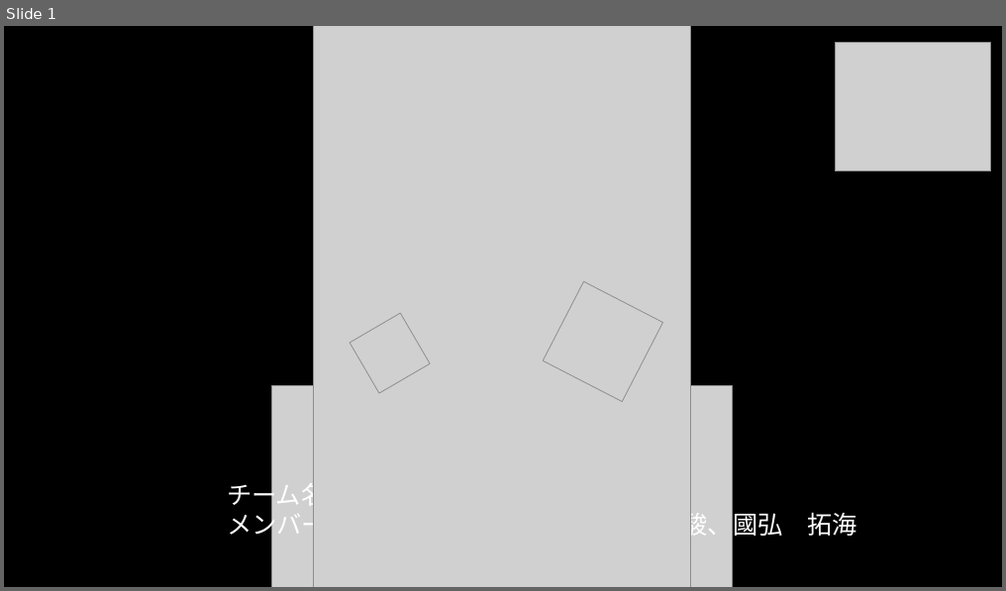
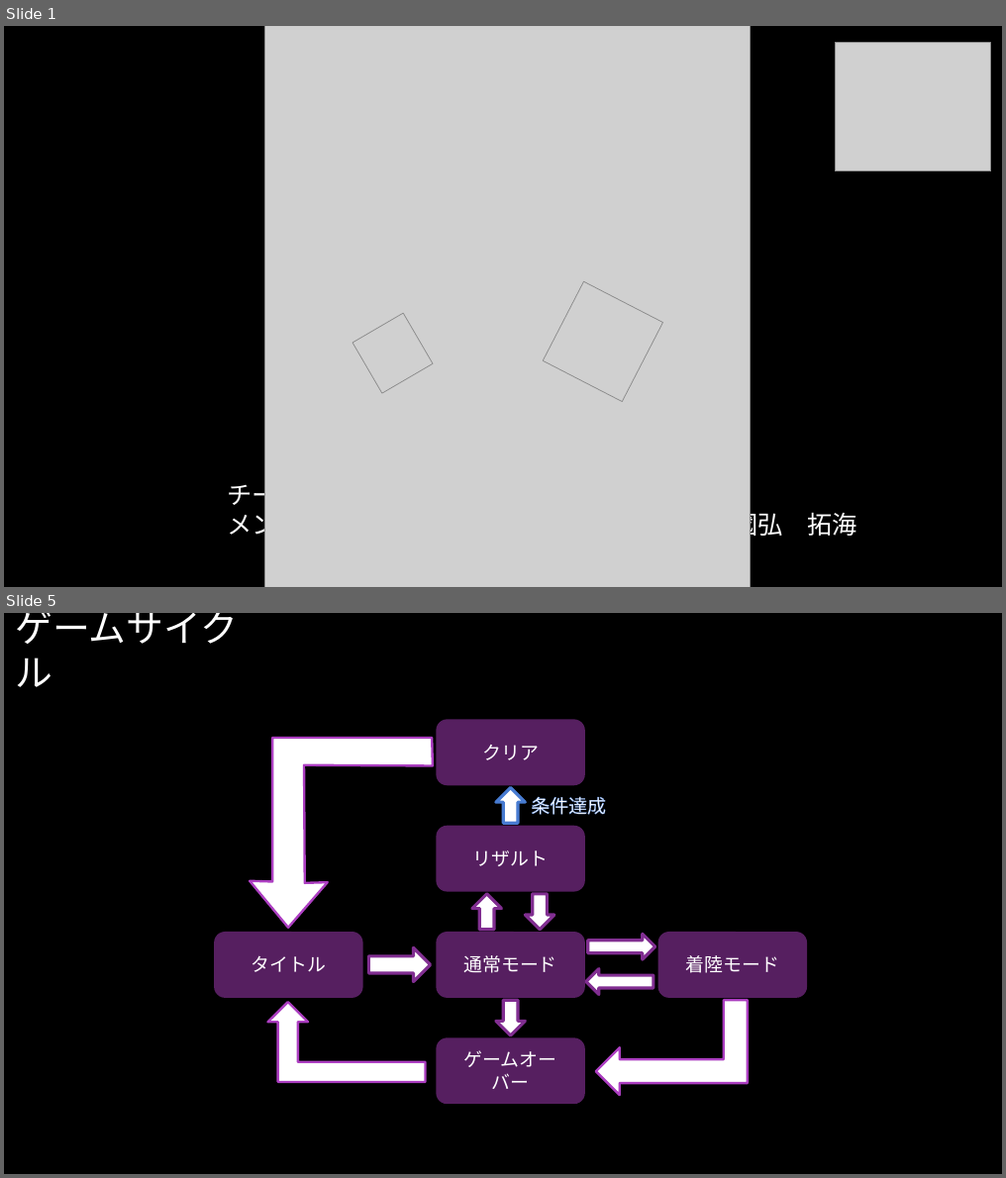
Before and after one commit to team20190422/GroupProject, a slide deck: SWING-BY.pptx. Shown one above the other, each under a label of ours: slide 1 before the commit, slides 1 and 5 after it; the slides between them are not shown. The pictures are 1006x591 and 1006x1178 pixels, drawn with LibreOffice and Linux fonts; fonts in the diff are those of the drawing; grey boxes stand for pictures; background and template pictures are left out. Boxes give left, top, right and bottom in pixels: in the first picture for what was removed or moved away, otherwise in the second. Text is boxed around its words. In the diff, an @@ line names an element or a change of style, - is before the commit and + after.

```diff
--- a/SWING-BY.pptx
+++ b/SWING-BY.pptx
@@ slide 5 added at (x1=4, y1=613, x2=1002, y2=1174), background picture (left out) @@
@@ title added at (x1=16, y1=613, x2=239, y2=687), 36 pt, text #FFFFFF @@
+ゲームサイクル
@@ rounded rectangle added at (x1=436, y1=719, x2=585, y2=785), fill #AC3EC1 at 50% opacity, 18 pt, text #FFFFFF @@
+クリア
@@ freeform shape added at (x1=250, y1=738, x2=433, y2=928), fill #FFFFFF, outline #AC3EC1 2.25 pt @@
@@ right arrow added at (x1=496, y1=788, x2=525, y2=823), fill #FFFFFF, outline #477BD1 3 pt @@
@@ text added at (x1=531, y1=796, x2=606, y2=815), 18 pt, text #FFFFFF @@
+条件達成
@@ rounded rectangle added at (x1=436, y1=826, x2=585, y2=891), fill #AC3EC1 at 50% opacity, 18 pt, text #FFFFFF @@
+リザルト
@@ right arrow added at (x1=472, y1=894, x2=501, y2=930), fill #FFFFFF, outline #812F91 3 pt @@
@@ right arrow added at (x1=525, y1=894, x2=554, y2=930), fill #FFFFFF, outline #812F91 3 pt @@
@@ rounded rectangle added at (x1=214, y1=932, x2=363, y2=998), fill #AC3EC1 at 50% opacity, 18 pt, text #FFFFFF @@
+タイトル
@@ rounded rectangle added at (x1=436, y1=932, x2=585, y2=998), fill #AC3EC1 at 50% opacity, 18 pt, text #FFFFFF @@
+通常モード
@@ right arrow added at (x1=588, y1=934, x2=655, y2=959), fill #FFFFFF, outline #812F91 3 pt @@
@@ rounded rectangle added at (x1=658, y1=932, x2=807, y2=998), fill #AC3EC1 at 50% opacity, 18 pt, text #FFFFFF @@
+着陸モード
@@ right arrow added at (x1=368, y1=949, x2=430, y2=982), fill #FFFFFF, outline #812F91 3 pt @@
@@ right arrow added at (x1=586, y1=969, x2=653, y2=995), fill #FFFFFF, outline #812F91 3 pt @@
@@ bent up arrow added at (x1=268, y1=1002, x2=426, y2=1082), fill #FFFFFF, outline #AC3EC1 2.25 pt @@
@@ right arrow added at (x1=496, y1=1001, x2=525, y2=1036), fill #FFFFFF, outline #812F91 3 pt @@
@@ bent up arrow added at (x1=596, y1=1000, x2=747, y2=1095), fill #FFFFFF, outline #AC3EC1 2.25 pt @@
@@ rounded rectangle added at (x1=436, y1=1039, x2=585, y2=1104), fill #AC3EC1 at 50% opacity, 18 pt, text #FFFFFF @@
+ゲームオーバー
@@ slide 1 changed as well @@
@@ picture resized from (x1=314, y1=26, x2=691, y2=587) to (x1=264, y1=26, x2=749, y2=587) @@
@@ picture moved from (x1=272, y1=386, x2=734, y2=587) to (x1=264, y1=386, x2=726, y2=587) @@
```
Also in this commit, not shown: 4 other slides changed, 2 other slides added, 3 slides removed.
